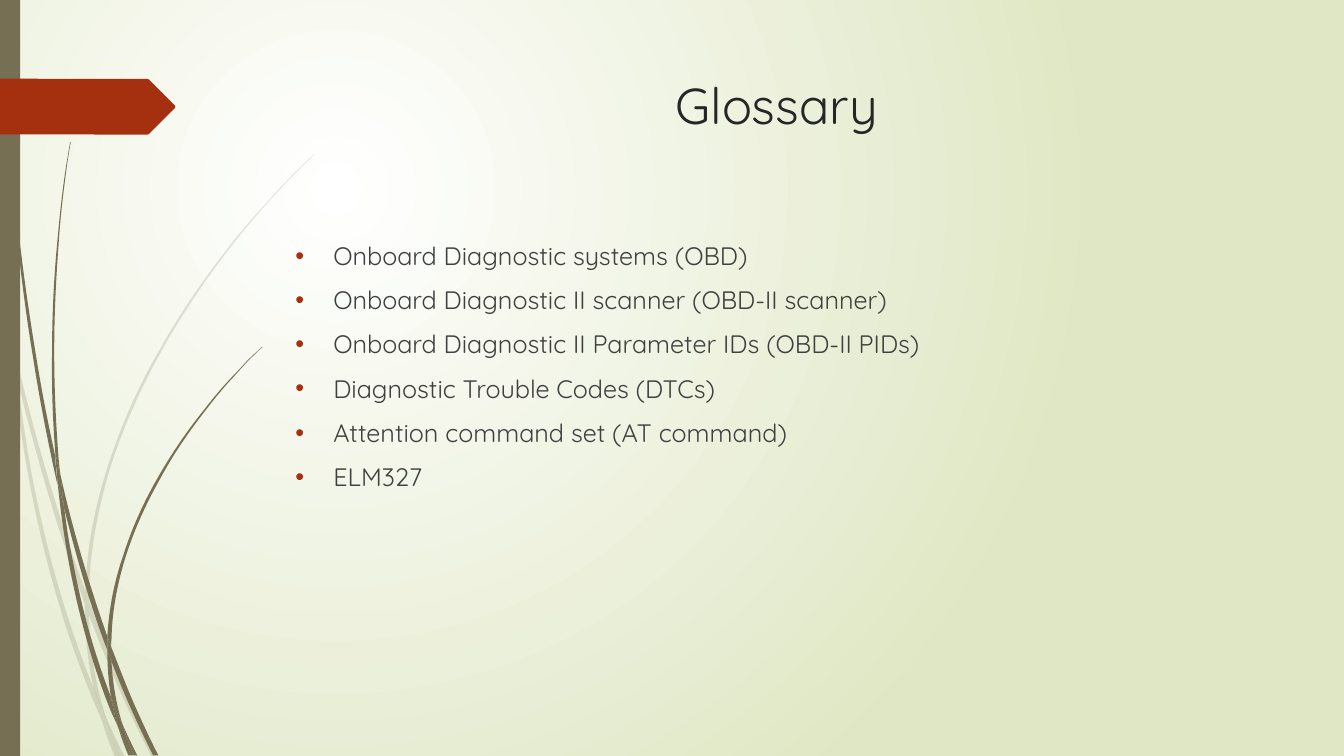
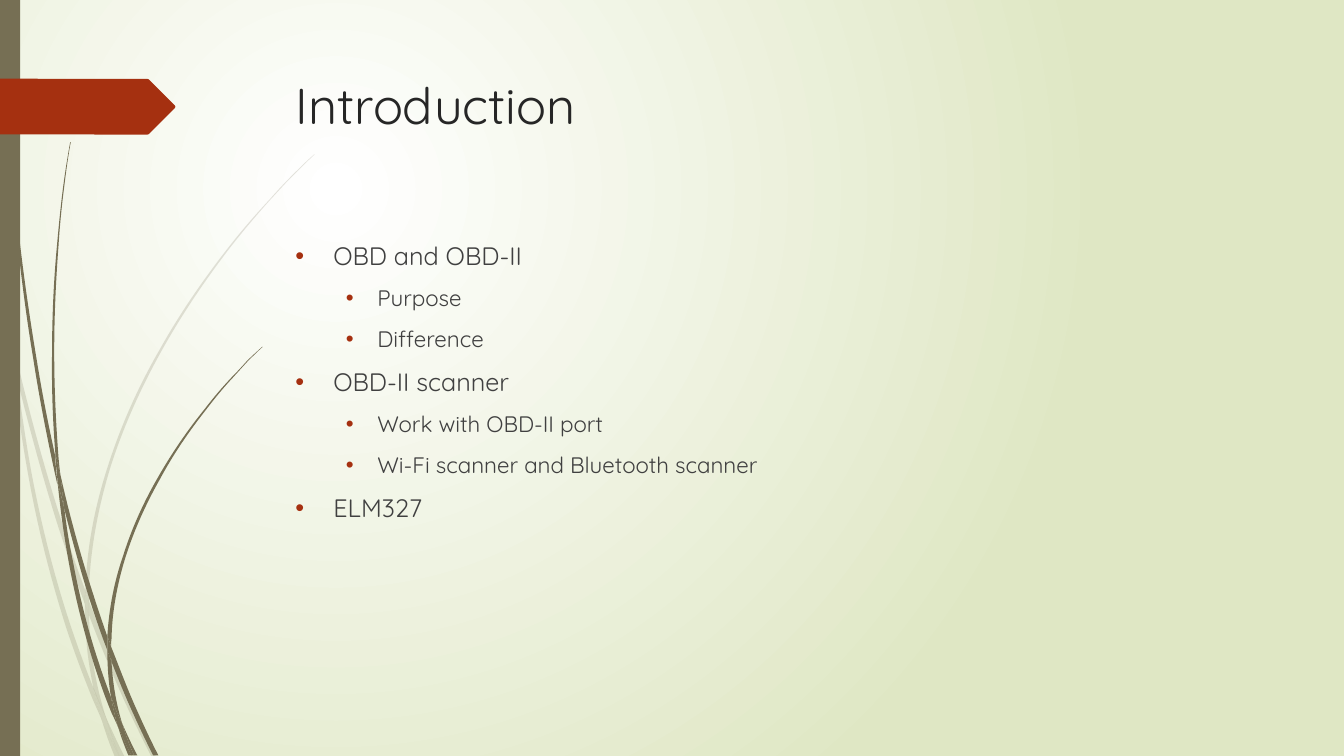
Before and after one commit to wangdezheng/RidingMechanic, a slide deck: slide 3 of Dezheng_Presentation.pptx (slide 2 before the commit). Drawn at 1344x756 pixels with LibreOffice and Linux fonts; fonts in the diff are those of the drawing. Boxes give left, top, right and bottom in pixels: in the first picture for what was removed or moved away, otherwise in the second. Text is boxed around its words. In the diff, an @@ line names an element or a change of style, - is before the commit and + after.

```diff
--- a/Dezheng_Presentation.pptx
+++ b/Dezheng_Presentation.pptx
@@ title at [296, 86, 576, 125]: text changed @@
-Glossary
+Introduction
@@ text at [333, 246, 757, 473]: text changed; size 18 to 16 pt @@
-• Onboard Diagnostic systems (OBD)
-• Onboard Diagnostic II scanner (OBD-II scanner)
-• Onboard Diagnostic II Parameter IDs (OBD-II PIDs)
-• Diagnostic Trouble Codes (DTCs)
-• Attention command set (AT command)
+• OBD and OBD-II
+  • Purpose
+  • Difference
+• OBD-II scanner
+  • Work with OBD-II port
+  • Wi-Fi scanner and Bluetooth scanner
```
Also in this commit, not shown: 12 other slides changed, 9 slides added, 7 slides removed, 1 other file.
